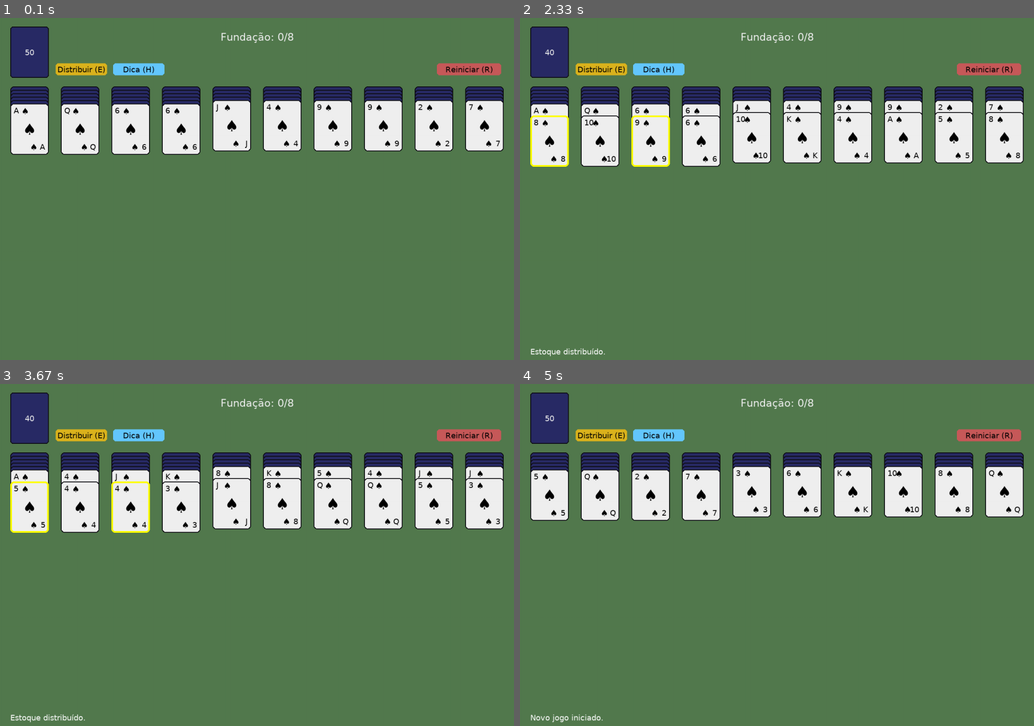
Above: before the commit, frames 1-4 (two rows, left to right).
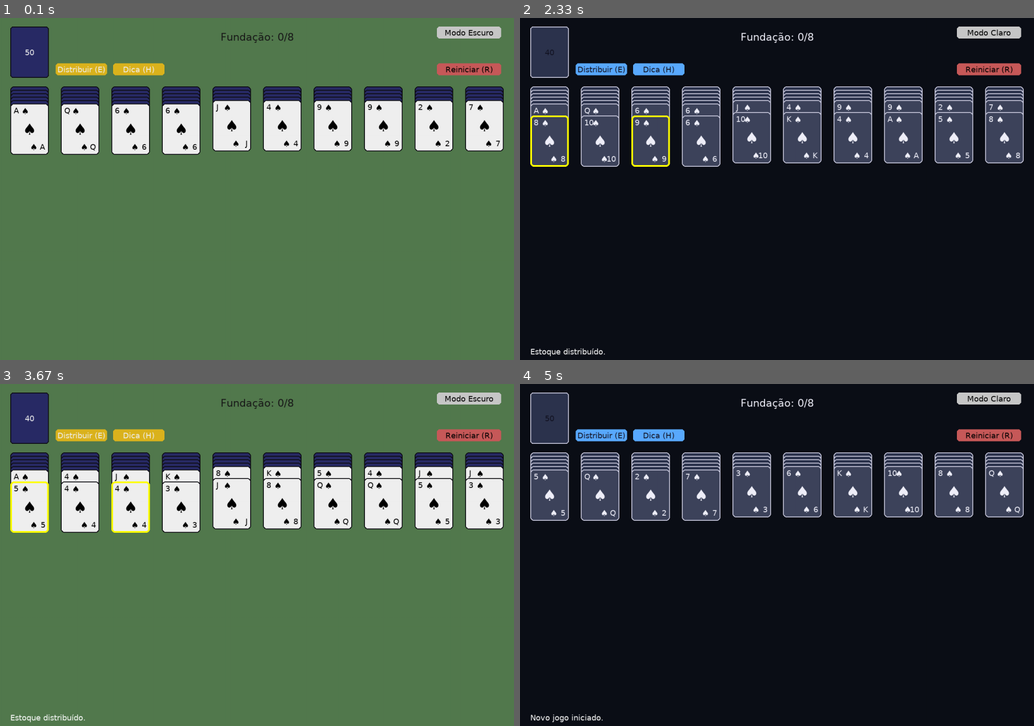
Above: after the commit, the same moments.

Repository: taliaBdev/spider-one-naipe
Game: pygame game, started from spider_pygame.py
Same seed, same stepped clock (60 frames per second), same inputs: the game is played once before the commit and once after it.
Inputs (mouse positions are in pixels of both pictures, inside the frame that each line leads up to):
- Up to frame 1 (0.1 s): no input
- Up to frame 2 (2.33 s): click (987, 31) at 0.38 s, where only the run after the commit has a clickable "Modo Escuro"; press the mouse at (987, 31) at 0.7 s; move the mouse to (823, 76) at 0.8 s; release the mouse at (653, 120) at 0.93 s; press the mouse at (602, 69) at 1.03 s; move the mouse to (638, 100) at 1.13 s; release the mouse at (669, 134) at 1.27 s; press the mouse at (658, 69) at 1.37 s; move the mouse to (710, 192) at 1.47 s; release the mouse at (766, 312) at 1.6 s; press the mouse at (905, 219) at 1.7 s; move the mouse to (895, 161) at 1.8 s; release the mouse at (890, 106) at 1.93 s; press the mouse at (987, 31) at 2.03 s; move the mouse to (941, 86) at 2.13 s; release the mouse at (895, 137) at 2.27 s
- Up to frame 3 (3.67 s): press the mouse at (467, 397) at 2.37 s; move the mouse to (323, 421) at 2.47 s; release the mouse at (174, 445) at 2.6 s; press the mouse at (467, 435) at 2.7 s; move the mouse to (292, 548) at 2.8 s; release the mouse at (123, 661) at 2.93 s; click (380, 490) at 3.05 s; press the mouse at (82, 435) at 3.37 s; move the mouse to (118, 503) at 3.47 s; release the mouse at (149, 568) at 3.6 s
- Up to frame 4 (5 s): click (658, 428) at 3.72 s; press the mouse at (987, 435) at 4.53 s; move the mouse to (854, 520) at 4.63 s; release the mouse at (720, 602) at 4.77 s; press the mouse at (987, 397) at 4.87 s; move the mouse to (910, 541) at 4.97 s

The runs differ from the first frame. In frame 1, 1.0% of the frame differs, in the area x 11-98%, y 2-17%; in frame 2, 96%; in frame 3, 1.0%; in frame 4, 96%, in the area x 0-100%, y 0-100%.

Commit message:
[emi] implementação do modo escuro

Diff:
--- a/spider_pygame.py
+++ b/spider_pygame.py
@@ -213,6 +213,7 @@
 OVERLAP_FACEDOWN = 8
 OVERLAP_FACEUP = 28
 
+# CORES INICIAIS (Modo Claro)
 BG = (83, 122, 78)
 CARD_FRONT = (240, 240, 240)
 CARD_BACK = (41, 43, 102)
@@ -222,6 +223,34 @@
 ACCENT = (220, 180, 30)
 DISABLED = (120, 120, 120)
 
+# VARIÁVEL GLOBAL PARA O TEMA
+dark_mode = False
+
+# FUNÇÃO PARA TROCAR O TEMA
+def trocar_tema():
+    global BG, CARD_FRONT, CARD_BACK, CARD_EDGE, TXT, TXT_INV, ACCENT, DISABLED, dark_mode
+    if dark_mode: # Se estiver no escuro, vai para o claro
+        BG       = (83, 122, 78)
+        CARD_FRONT = (240, 240, 240)
+        CARD_BACK  = (41, 43, 102)
+        CARD_EDGE  = (15, 15, 20)
+        TXT        = (25, 25, 25)
+        TXT_INV    = (240, 240, 240)
+        ACCENT     = (220, 180, 30)
+        DISABLED   = (120, 120, 120)
+    else: # Se estiver no claro, vai para o escuro
+        BG       = (12, 15, 23)     # fundo escuro elegante
+        CARD_FRONT = (62, 68, 92)     # carta clara (muito mais legível!)
+        CARD_BACK  = (45, 52, 78)     # verso um pouco mais escuro
+        CARD_EDGE  = (200, 200, 220)  # borda clara (destaque perfeito)
+        TXT        = (240, 240, 250)  # texto quase branco
+        TXT_INV    = (20, 20, 35)     # texto no verso
+        ACCENT     = (90, 170, 255)   # azul bonito pro botão
+        DISABLED   = (70, 75, 95)
+
+    dark_mode = not dark_mode # Alterna o estado
+
+
 pygame.init()
 screen = pygame.display.set_mode((LARGURA, ALTURA))
 pygame.display.set_caption("Spider (1 Naipe)")
@@ -237,6 +266,9 @@
 hint_btn = pygame.Rect(MARGEM_X + CARTA_L + 150, TOPO_AREA_Y + CARTA_A - 34, 120, 28)
 restart_btn = pygame.Rect(LARGURA - 180, TOPO_AREA_Y + CARTA_A - 34, 150, 28)
 
+# NOVO BOTÃO DE TEMA
+theme_btn = pygame.Rect(LARGURA - 180, TOPO_AREA_Y, 150, 28)
+
 
 def coluna_x(i: int) -> int:
     return MARGEM_X + i * (CARTA_L + GAP_X)
@@ -255,10 +287,20 @@
         pygame.draw.rect(surf, CARD_EDGE, r, 2, border_radius=8)
 
         # COR DO NAIPE (apenas ♠ no seu modo atual)
-        cor = (0, 0, 0)  # preto
+        cor = (0, 0, 0)  # preto padrão
+
         # Se quiser adicionar ♥ ♦ vermelhos mais tarde, o código já está preparado:
         if carta.naipe in ["♥", "♦"]:
             cor = (200, 30, 30)
+
+        # AJUSTE DA COR DO TEXTO PARA LEGIBILIDADE NO MODO ESCURO
+        if dark_mode and cor == (0,0,0):
+             # Mudar o naipe preto para uma cor mais clara no tema escuro
+            cor = (240, 240, 250)
+        elif dark_mode and cor == (200, 30, 30):
+             # Mudar o naipe vermelho para uma cor mais clara/saturada no tema escuro (opcional)
+             cor = (255, 100, 100)
+
 
         valor = VALOR_NOME[carta.valor]
         naipe = carta.naipe
@@ -292,7 +334,7 @@
 
         txt = font_small.render("SPIDER", True, TXT_INV)
         surf.blit(txt, (x + (CARTA_L - txt.get_width()) // 2,
-                         y + (CARTA_A - txt.get_height()) // 2))
+                        y + (CARTA_A - txt.get_height()) // 2))
 
     # HIGHLIGHT (DICA / ARRASTO)
     if elev:
@@ -307,8 +349,8 @@
     pygame.draw.rect(screen, CARD_EDGE, stock_rect, 2, border_radius=6)
 
     cnt = font_small.render(str(jogo.estoque.restante()),
-                            True,
-                            TXT_INV if jogo.estoque.restante() > 0 else (80, 80, 80))
+                             True,
+                             TXT_INV if jogo.estoque.restante() > 0 else DISABLED)
     screen.blit(cnt, (stock_rect.centerx - cnt.get_width()//2,
                       stock_rect.centery - cnt.get_height()//2))
 
@@ -318,20 +360,31 @@
     pygame.draw.rect(screen,
                      ACCENT if can_deal else DISABLED,
                      deal_btn, border_radius=6)
-    label = font_small.render("Distribuir (E)", True, (0, 0, 0))
+    label = font_small.render("Distribuir (E)", True, TXT_INV if not dark_mode else TXT_INV)
     screen.blit(label, (deal_btn.centerx - label.get_width()//2,
                         deal_btn.centery - label.get_height()//2))
 
     # Botão de Dica
-    pygame.draw.rect(screen, (100, 200, 255), hint_btn, border_radius=6)
-    htxt = font_small.render("Dica (H)", True, (0,0,0))
+    hint_color = ACCENT if not dark_mode else (90, 170, 255) # Ajuste a cor da dica para ser visível
+    pygame.draw.rect(screen, hint_color, hint_btn, border_radius=6)
+    htxt = font_small.render("Dica (H)", True, TXT_INV if not dark_mode else TXT_INV)
     screen.blit(htxt, (hint_btn.centerx - htxt.get_width()//2,
                        hint_btn.centery - htxt.get_height()//2))
 
     # Fundação
     ftxt = font_big.render(
-        f"Fundação: {len(jogo.fundacao)}/8", True, (240, 240, 240))
+        f"Fundação: {len(jogo.fundacao)}/8", True, TXT) # Usar TXT para o texto da fundação
     screen.blit(ftxt, (LARGURA//2 - ftxt.get_width()//2, TOPO_AREA_Y + 10))
+
+    # Botão de Tema
+    theme_color = (200, 200, 200) # Cor neutra para o botão
+    pygame.draw.rect(screen, theme_color, theme_btn, border_radius=6)
+    # O texto deve indicar para qual modo o usuário vai
+    theme_text = "Modo Escuro" if not dark_mode else "Modo Claro"
+    ttxt = font_small.render(theme_text, True, (0,0,0))
+    screen.blit(ttxt, (theme_btn.centerx - ttxt.get_width()//2,
+                        theme_btn.centery - ttxt.get_height()//2))
+
 
     # Reiniciar
     pygame.draw.rect(screen, (200, 90, 90), restart_btn, border_radius=6)
@@ -365,7 +418,11 @@
 
         if pilha.esta_vazia():
             vazio = pygame.Rect(x, TOP_TABLEAU_Y, CARTA_L, CARTA_A)
-            pygame.draw.rect(screen, (0,0,0), vazio, 2, border_radius=6)
+            # Destaque para slot vazio da dica
+            if (i, -1) in hint_cards:
+                 pygame.draw.rect(screen, (255, 255, 0), vazio, 4, border_radius=6)
+            else:
+                 pygame.draw.rect(screen, CARD_EDGE, vazio, 2, border_radius=6)
 
     if arrastando and drag_cards:
         mx, my = mouse_pos
@@ -480,12 +537,18 @@
                             topo_idx = len(destino.cartas) - 1
                             hint_cards.add((destino_idx, topo_idx))
 
+                        # --- ALTERADO: DEFININDO TIMER PARA TECLA 'H' ---
                         hint_timer = pygame.time.get_ticks() + 3000
 
 
             # Clique mouse
             elif event.type == pygame.MOUSEBUTTONDOWN and event.button == 1:
                 mx, my = event.pos
+
+                # Botão de Tema
+                if theme_btn.collidepoint((mx,my)):
+                    trocar_tema()
+                    continue
 
                 # Botão distribuir
                 if deal_btn.collidepoint((mx,my)):
@@ -533,7 +596,8 @@
                             topo_idx = len(pilha_dest.cartas) - 1
                             hint_cards.add((destino_idx, topo_idx))
 
-                        hint_timer = pygame.time.get_ticks() + 9000
+                        # --- ALTERADO: DEFININDO TIMER PARA CLIQUE DO BOTÃO ---
+                        hint_timer = pygame.time.get_ticks() + 3000
 
                     continue
 
@@ -599,7 +663,9 @@
 
         if end_text:
             e = font_big.render(end_text, True, (255,255,255))
-            pygame.draw.rect(screen, (0,0,0), (0, ALTURA-70, LARGURA, 70))
+            # Ajuste a cor de fundo da mensagem final para o tema
+            bg_end_color = (0,0,0) if not dark_mode else (30, 30, 45)
+            pygame.draw.rect(screen, bg_end_color, (0, ALTURA-70, LARGURA, 70))
             screen.blit(e, (MARGEM_X, ALTURA - 56))
 
         pygame.display.flip()
